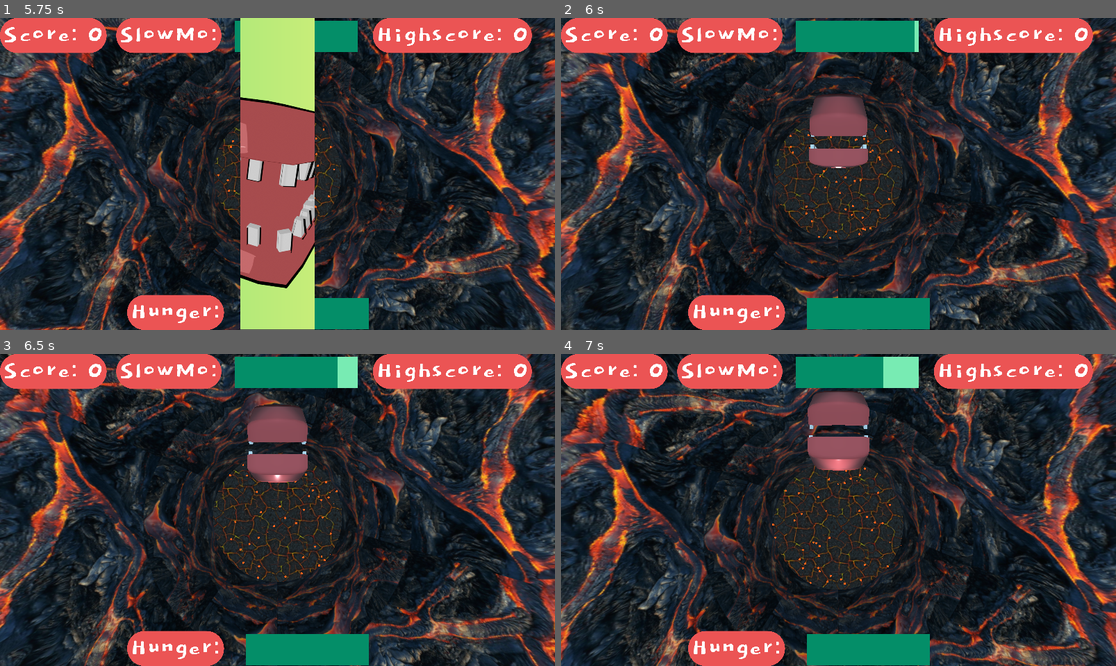
Above: before the commit, frames 1-4 (two rows, left to right).
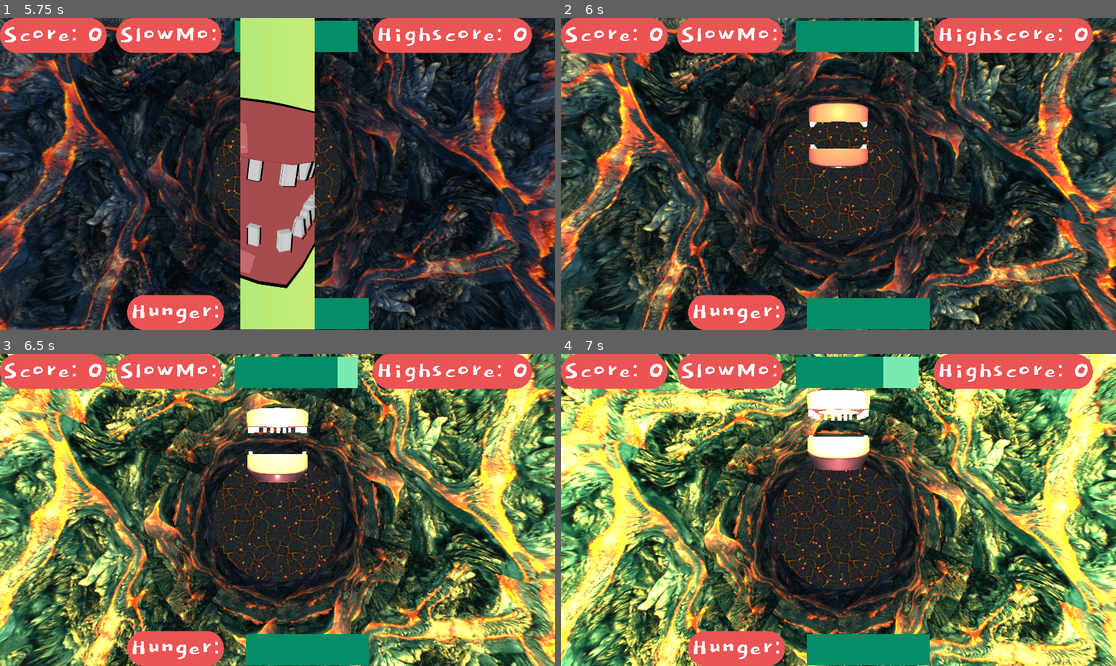
Above: after the commit, the same moments.

Repository: KajuKaVyapari/jaw__dropper
Game: Godot game, scene res://scenes/ui/settings.tscn
Same seed, same stepped clock (60 frames per second), same inputs: the game is played once before the commit and once after it. This scene is started directly instead of the project's main scene.
Inputs (mouse positions are in pixels of both pictures, inside the frame that each line leads up to):
- Up to frame 1 (5.75 s): click "Easy" at 0.5 s; click "Easy" at 1.25 s; click "Return" at 2 s; click "Keyboard" at 2.75 s; click "Play" at 3.5 s; click "Play" at 4.25 s; click "Tutorial" at 5 s
- Up to frame 2 (6 s): move the mouse to (832, 180) at 5.77 s; hold Up (ui_up) from 5.78 s (still down); tap X (slow_time) at 5.85 s
- Up to frame 3 (6.5 s): keep holding Up (ui_up)
- Up to frame 4 (7 s): keep holding Up (ui_up); move the mouse to (877, 513) at 6.52 s; tap X (slow_time) at 6.6 s

Frame 1 is identical in both runs. In frame 2, 27% of the frame differs, in the area x 0-100%, y 0-100%; in frame 3, 66%; in frame 4, 70%.

Commit message:
added slowmo sound effect and postprocess(glorified ultra light xD)

Diff:
--- a/project.godot
+++ b/project.godot
@@ -32,6 +32,12 @@
 window/size/width=1920
 window/size/height=1080
 window/size/fullscreen=true
+
+[importer_defaults]
+
+image={
+
+}
 
 [input]
 
--- a/scenes/player.tscn
+++ b/scenes/player.tscn
@@ -9,6 +9,22 @@
 
 [sub_resource type="SphereShape" id=2]
 radius = 1.67529
+
+[sub_resource type="Animation" id=6]
+resource_name = "light_effect"
+length = 0.5
+tracks/0/type = "value"
+tracks/0/path = NodePath("effect_light:light_energy")
+tracks/0/interp = 1
+tracks/0/loop_wrap = true
+tracks/0/imported = false
+tracks/0/enabled = true
+tracks/0/keys = {
+"times": PoolRealArray( 0, 0.5 ),
+"transitions": PoolRealArray( 1, 1 ),
+"update": 0,
+"values": [ 0.0, 10.0 ]
+}
 
 [sub_resource type="Animation" id=3]
 length = 0.5
@@ -47,9 +63,10 @@
 transform = Transform( 1, 0, 0, 0, -1.62921e-07, -1, 0, 1, -1.62921e-07, 0, 0, -1 )
 
 [node name="upper_jaw" parent="mouth" index="0"]
-transform = Transform( 1, 0, 0, 0, 0.974374, 0.224934, 0, -0.224934, 0.974374, 0, 1.74836, 0 )
+transform = Transform( 1, 0, 0, 0, 0.995395, -0.0958544, 0, 0.0958544, 0.995395, 0, 1.74836, 0 )
 
 [node name="player_animator" type="AnimationPlayer" parent="."]
+anims/light_effect = SubResource( 6 )
 anims/rotate = SubResource( 3 )
 
 [node name="chew_effect" type="AudioStreamPlayer3D" parent="."]
@@ -72,6 +89,12 @@
 initial_velocity = 5.0
 
 [node name="hunger_timer" type="Timer" parent="."]
+
+[node name="effect_light" type="OmniLight" parent="."]
+transform = Transform( 1, 0, 0, 0, 1, 0, 0, 0, 1, 0, 2.44814, 0 )
+light_color = Color( 0.956863, 0.960784, 0.254902, 1 )
+light_energy = 0.0
+omni_range = 40.0
 [connection signal="body_entered" from="player_area" to="." method="_on_player_area_body_entered"]
 [connection signal="timeout" from="hunger_timer" to="." method="_on_hunger_timer_timeout"]
 
--- a/scenes/ui/main_menu.tscn
+++ b/scenes/ui/main_menu.tscn
@@ -42,7 +42,7 @@
 margin_right = -788.0
 margin_bottom = -356.0
 text = "Tutorial"
-scene = "res://scenes/tutorial.tscn"
+scene = "res://scenes/ui/tutorial.tscn"
 
 [node name="settings_button" parent="." instance=ExtResource( 2 )]
 margin_left = 822.0
--- a/scenes/tutorial.tscn
+++ b/scenes/ui/tutorial.tscn
@@ -75,17 +75,21 @@
 custom_colors/font_color_shadow = Color( 0.188235, 0.741176, 0.921569, 1 )
 bbcode_enabled = true
 bbcode_text = "You are a hungry jaw.
+Do not let your hunger bar run out.
 Eat fruits.
 Avoid junk food.
 Avoid poisonous mushrooms.
 Avoid the lava wall.
-Use WASD, Arrow Keys, or Mouse to move."
+Use WASD or Arrow Keys to move.
+Press X to use slow motion."
 text = "You are a hungry jaw.
+Do not let your hunger bar run out.
 Eat fruits.
 Avoid junk food.
 Avoid poisonous mushrooms.
 Avoid the lava wall.
-Use WASD, Arrow Keys, or Mouse to move."
+Use WASD or Arrow Keys to move.
+Press X to use slow motion."
 __meta__ = {
 "_edit_use_anchors_": false
 }
--- a/scenes/world.tscn
+++ b/scenes/world.tscn
@@ -15,6 +15,13 @@
 [ext_resource path="res://scenes/poison_spawner.tscn" type="PackedScene" id=13]
 [ext_resource path="res://scripts/hunger.gd" type="Script" id=14]
 [ext_resource path="res://scripts/slowmo.gd" type="Script" id=15]
+[ext_resource path="res://sound/slowmo_effect.wav" type="AudioStream" id=16]
+
+[sub_resource type="StyleBoxFlat" id=9]
+bg_color = Color( 0.0156863, 0.556863, 0.407843, 1 )
+
+[sub_resource type="StyleBoxFlat" id=10]
+bg_color = Color( 0.470588, 0.921569, 0.701961, 1 )
 
 [sub_resource type="StyleBoxFlat" id=1]
 bg_color = Color( 0.941176, 0.890196, 0.623529, 1 )
@@ -65,13 +72,93 @@
 radial_segments = 16
 rings = 8
 
-[sub_resource type="StyleBoxFlat" id=9]
-bg_color = Color( 0.0156863, 0.556863, 0.407843, 1 )
-
-[sub_resource type="StyleBoxFlat" id=10]
-bg_color = Color( 0.470588, 0.921569, 0.701961, 1 )
-
 [node name="world" type="Spatial"]
+
+[node name="ui" type="Node" parent="."]
+
+[node name="score" type="Label" parent="ui"]
+margin_left = 10.0
+margin_top = 10.0
+margin_right = 271.0
+margin_bottom = 86.0
+custom_styles/normal = ExtResource( 6 )
+custom_fonts/font = ExtResource( 8 )
+text = "Score: 0"
+__meta__ = {
+"_edit_use_anchors_": false
+}
+
+[node name="highscore" type="Label" parent="ui"]
+margin_left = 1300.0
+margin_top = 10.0
+margin_right = 1830.0
+margin_bottom = 111.0
+custom_styles/normal = ExtResource( 6 )
+custom_fonts/font = ExtResource( 8 )
+text = "Highscore: 0"
+__meta__ = {
+"_edit_use_anchors_": false
+}
+
+[node name="hunger" type="ProgressBar" parent="ui"]
+margin_left = 850.0
+margin_top = 969.0
+margin_right = 1275.0
+margin_bottom = 1078.0
+custom_styles/fg = SubResource( 9 )
+custom_styles/bg = SubResource( 10 )
+max_value = 8.0
+percent_visible = false
+script = ExtResource( 14 )
+__meta__ = {
+"_edit_use_anchors_": false
+}
+
+[node name="hunger_label" type="Label" parent="ui"]
+margin_left = 450.0
+margin_top = 969.0
+margin_right = 765.0
+margin_bottom = 1070.0
+custom_styles/normal = ExtResource( 6 )
+custom_fonts/font = ExtResource( 8 )
+text = "Hunger:"
+__meta__ = {
+"_edit_use_anchors_": false
+}
+
+[node name="slowmo" type="ProgressBar" parent="ui"]
+margin_left = 811.859
+margin_top = 10.0
+margin_right = 1236.86
+margin_bottom = 119.0
+custom_styles/fg = SubResource( 9 )
+custom_styles/bg = SubResource( 10 )
+max_value = 2.0
+value = 2.0
+percent_visible = false
+script = ExtResource( 15 )
+__meta__ = {
+"_edit_use_anchors_": false
+}
+
+[node name="timer" type="Timer" parent="ui/slowmo"]
+wait_time = 2.0
+one_shot = true
+
+[node name="slowmo_audio" type="AudioStreamPlayer" parent="ui/slowmo"]
+stream = ExtResource( 16 )
+
+[node name="slowmo_label" type="Label" parent="ui"]
+margin_left = 412.0
+margin_top = 10.0
+margin_right = 756.0
+margin_bottom = 111.0
+custom_styles/normal = ExtResource( 6 )
+custom_fonts/font = ExtResource( 8 )
+text = "SlowMo:"
+__meta__ = {
+"_edit_use_anchors_": false
+}
 
 [node name="pause_manager" type="Spatial" parent="."]
 pause_mode = 2
@@ -181,89 +268,6 @@
 [node name="poison_spawner" parent="poison_spawners" instance=ExtResource( 13 )]
 transform = Transform( 1, 0, 0, 0, 1, 0, 0, 0, 1, 0.0463171, 69.9584, 0 )
 
-[node name="ui" type="Node" parent="."]
-
-[node name="score" type="Label" parent="ui"]
-margin_left = 10.0
-margin_top = 10.0
-margin_right = 271.0
-margin_bottom = 86.0
-custom_styles/normal = ExtResource( 6 )
-custom_fonts/font = ExtResource( 8 )
-text = "Score: 0"
-__meta__ = {
-"_edit_use_anchors_": false
-}
-
-[node name="highscore" type="Label" parent="ui"]
-margin_left = 1300.0
-margin_top = 10.0
-margin_right = 1830.0
-margin_bottom = 111.0
-custom_styles/normal = ExtResource( 6 )
-custom_fonts/font = ExtResource( 8 )
-text = "Highscore: 0"
-__meta__ = {
-"_edit_use_anchors_": false
-}
-
-[node name="hunger" type="ProgressBar" parent="ui"]
-margin_left = 850.0
-margin_top = 969.0
-margin_right = 1275.0
-margin_bottom = 1078.0
-custom_styles/fg = SubResource( 9 )
-custom_styles/bg = SubResource( 10 )
-max_value = 8.0
-percent_visible = false
-script = ExtResource( 14 )
-__meta__ = {
-"_edit_use_anchors_": false
-}
-
-[node name="hunger_label" type="Label" parent="ui"]
-margin_left = 450.0
-margin_top = 969.0
-margin_right = 765.0
-margin_bottom = 1070.0
-custom_styles/normal = ExtResource( 6 )
-custom_fonts/font = ExtResource( 8 )
-text = "Hunger:"
-__meta__ = {
-"_edit_use_anchors_": false
-}
-
-[node name="slowmo" type="ProgressBar" parent="ui"]
-margin_left = 811.859
-margin_top = 10.0
-margin_right = 1236.86
-margin_bottom = 119.0
-custom_styles/fg = SubResource( 9 )
-custom_styles/bg = SubResource( 10 )
-max_value = 2.0
-value = 2.0
-percent_visible = false
-script = ExtResource( 15 )
-__meta__ = {
-"_edit_use_anchors_": false
-}
-
-[node name="timer" type="Timer" parent="ui/slowmo"]
-wait_time = 2.0
-one_shot = true
-
-[node name="slowmo_label" type="Label" parent="ui"]
-margin_left = 412.0
-margin_top = 10.0
-margin_right = 756.0
-margin_bottom = 111.0
-custom_styles/normal = ExtResource( 6 )
-custom_fonts/font = ExtResource( 8 )
-text = "SlowMo:"
-__meta__ = {
-"_edit_use_anchors_": false
-}
-
 [node name="light" type="OmniLight" parent="."]
 transform = Transform( 1, 0, 0, 0, 1, 0, 0, 0, 1, 0, 10.6923, 0 )
 omni_range = 30.0
@@ -271,3 +275,4 @@
 [connection signal="pressed" from="pause_manager/resume_button" to="pause_manager" method="resume_game"]
 [connection signal="pressed" from="pause_manager/retry_button" to="pause_manager/retry_button" method="_on_retry_button_pressed"]
 [connection signal="pressed" from="pause_manager/menu_button" to="pause_manager" method="resume_game"]
+[connection signal="pressed" from="pause_manager/menu_button" to="ui/slowmo" method="stop_sound"]
--- a/scripts/scene_changer.gd
+++ b/scripts/scene_changer.gd
@@ -4,6 +4,16 @@
 
 
 func change_scene(path, delay = 0):
+
+	if "world" in path:
+		get_tree().get_root().get_node("/root/soundtrack").playing = false
+		Input.set_mouse_mode(Input.MOUSE_MODE_CAPTURED)
+	else:
+		if not get_tree().get_root().get_node("/root/soundtrack").playing:
+			get_tree().get_root().get_node("/root/soundtrack").playing = true
+			Input.set_mouse_mode(Input.MOUSE_MODE_VISIBLE)
+
+	Engine.time_scale = 1
 	global.update_difficulty()
 	yield(get_tree().create_timer(delay), "timeout")
 	animator.play("scene_change")
@@ -11,10 +21,3 @@
 	yield(get_tree().create_timer(0.5), "timeout")
 	var _error = get_tree().change_scene(path)
 	animator.play_backwards("scene_change")
-
-	if "world" in path:
-		get_tree().get_root().get_node("/root/soundtrack").playing = false
-		Input.set_mouse_mode(Input.MOUSE_MODE_CAPTURED)
-	elif not get_tree().get_root().get_node("/root/soundtrack").playing:
-		get_tree().get_root().get_node("/root/soundtrack").playing = true
-		Input.set_mouse_mode(Input.MOUSE_MODE_VISIBLE)
--- a/scripts/slowmo.gd
+++ b/scripts/slowmo.gd
@@ -2,6 +2,9 @@
 
 
 onready var timer = $timer
+onready var sound_effect = $slowmo_audio
+onready var player = get_parent().get_parent().get_node("player")
+onready var effect = player.get_node("player_animator")
 
 var left_to_right = false
 var is_slowed = false
@@ -18,14 +21,29 @@
 
 func start_slowmo():
 	timer.start()
+	sound_effect.play()
+	effect.play("light_effect")
 	is_slowed = true
+	player.get_node("effect_light").light_energy = 10
+	yield(get_tree().create_timer(timer.wait_time - 0.2), "timeout")
+	sound_effect.stop()
+	effect.play_backwards("light_effect")
+
 	yield(timer, "timeout")
-	timer.wait_time *= 2
-	max_value *= 2
+
+	timer.wait_time *= 4
+	max_value *= 4
 	left_to_right = true
 	timer.start()
+	player.get_node("effect_light").light_energy = 0
+
 	yield(timer, "timeout")
+
 	is_slowed = false
 	left_to_right = false
-	timer.wait_time /= 2
-	max_value /= 2
+	timer.wait_time /= 4
+	max_value /= 4
+
+
+func stop_sound():
+	sound_effect.stop()
--- a/scripts/ui/controls_button.gd
+++ b/scripts/ui/controls_button.gd
@@ -4,7 +4,7 @@
 func _ready() -> void:
 	add_item("Keyboard")
 	add_item("Mouse")
-	add_item("Mobile Gyroscope")
+#	add_item("Mobile Gyroscope")
 
 	selected = global.control_list.find(global.control_type)
 
--- a/scripts/ui/retry_button.gd
+++ b/scripts/ui/retry_button.gd
@@ -2,5 +2,5 @@
 
 
 func _on_retry_button_pressed() -> void:
+	scene_changer.change_scene("res://scenes/world.tscn")
 	get_parent().resume_game()
-	scene_changer.change_scene("res://scenes/world.tscn")
Not shown: 1 places in scenes/player.tscn that only renumber resources
Not shown: 1 places in scenes/world.tscn that only renumber resources
Not shown, added: sound/slowmo_effect.wav.import
Not shown, added: sound/slowmo_effect.wav
